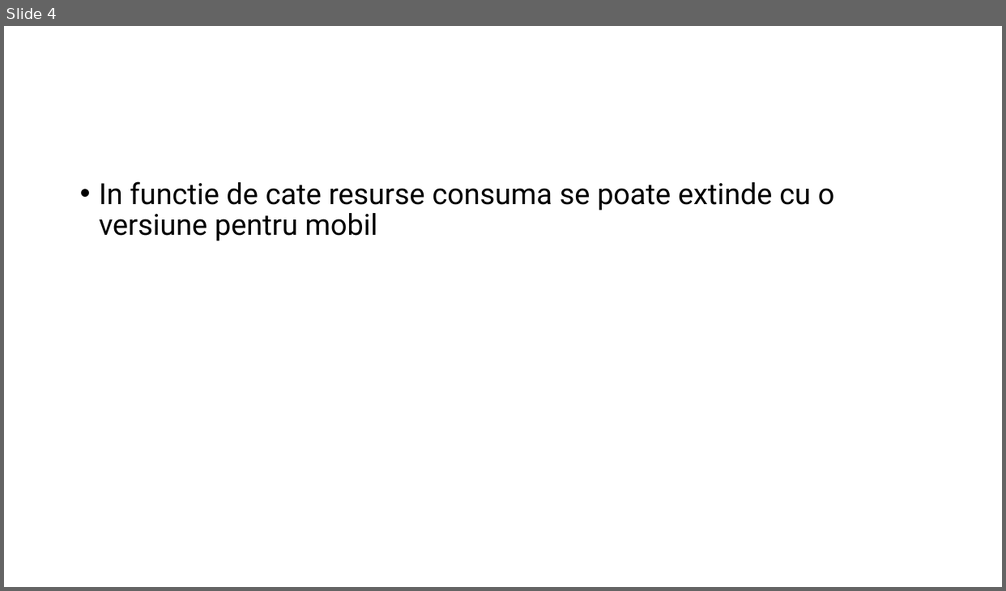
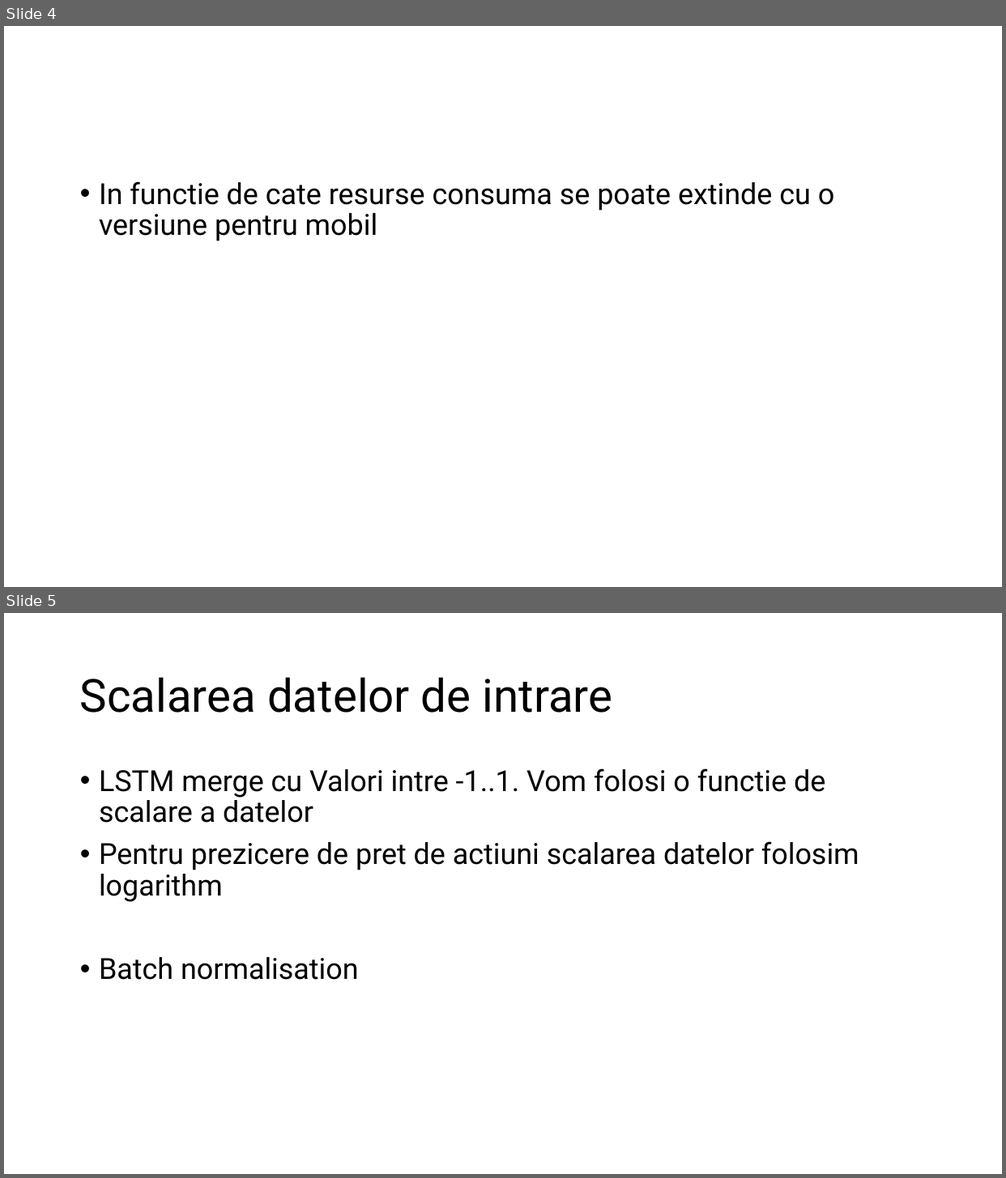
Before and after one commit to nasturas/LSTM, a slide deck: Doc/Prezicere pret actiuni.pptx. Shown one above the other, each under a label of ours: slide 4 before the commit, slides 4 and 5 after it. The pictures are 1006x591 and 1006x1178 pixels, drawn with LibreOffice and Linux fonts; fonts in the diff are those of the drawing. Boxes give left, top, right and bottom in pixels: in the first picture for what was removed or moved away, otherwise in the second. Text is boxed around its words. In the diff, an @@ line names an element or a change of style, - is before the commit and + after.

Commit message:
Adaugat un punct nou de facut

```diff
--- a/Doc/Prezicere pret actiuni.pptx
+++ b/Doc/Prezicere pret actiuni.pptx
@@ slide 5 added at [4, 613, 1002, 1174], background #FFFFFF @@
@@ title added at [80, 677, 613, 713], 44 pt, text #000000 @@
+Scalarea datelor de intrare
@@ text added at [99, 769, 859, 980], 28 pt, text #000000 @@
+• LSTM merge cu Valori intre -1..1. Vom folosi o functie de scalare a datelor
+• Pentru prezicere de pret de actiuni scalarea datelor folosim logarithm
+• Batch normalisation
```
